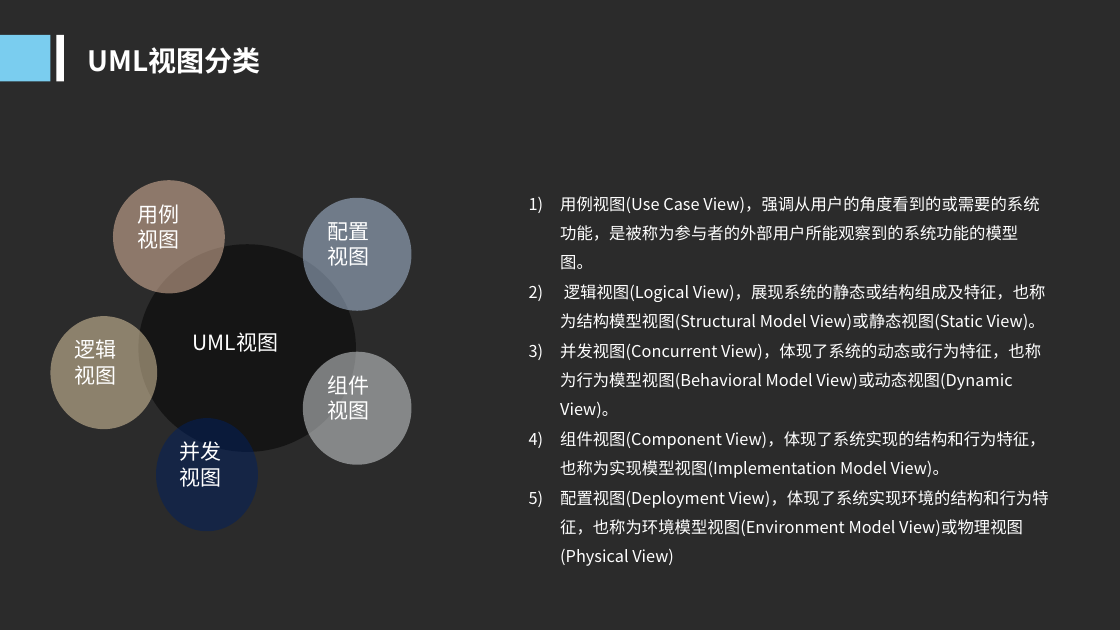
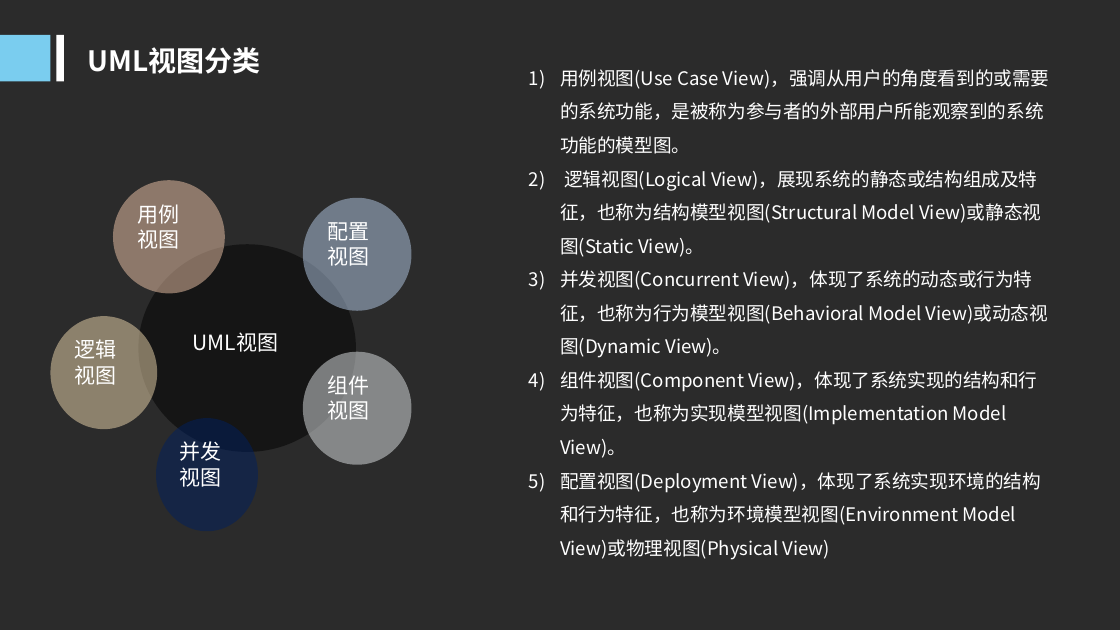
Before and after one commit to woncat/PRD2017, a slide deck: slide 18 of PRD-2017-G25-UML概述PPT V1.0.ppt. Drawn at 1120x630 pixels with LibreOffice and Linux fonts; fonts in the diff are those of the drawing; background and template pictures are left out; a plain dark background stands for a picture behind light text. Boxes give left, top, right and bottom in pixels: in the first picture for what was removed or moved away, otherwise in the second. Text is boxed around its words. In the diff, an @@ line names an element or a change of style, - is before the commit and + after.

```diff
--- a/PRD-2017-G25-UML概述PPT V1.0.ppt
+++ b/PRD-2017-G25-UML概述PPT V1.0.ppt
@@ text "用例视图(Use Case View)，强调从用户的角度看到的或需要的系统功能，是被称为参与者的外部用户所能观察到的系统 ..." moved from (x1=560, y1=225, x2=1049, y2=566) to (x1=560, y1=69, x2=1049, y2=560) @@
@@ text "用例视图(Use Case View)，强调从用户的角度看到的或需要的系统功能，是被称为参与者的外部用户所能观察到的系统 ..." at (x1=560, y1=69, x2=1049, y2=560): size 14 to 16 pt @@
```
Also in this commit, not shown: 11 other slides changed, 1 slide added.
